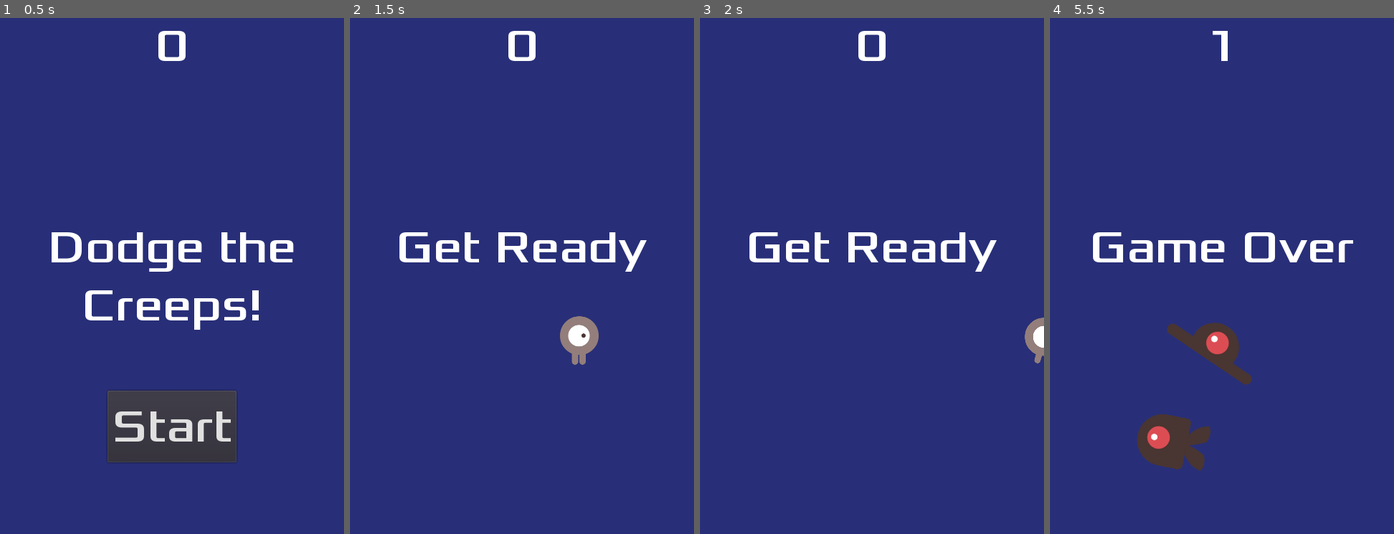
Above: before the commit, frames 1-4 (left to right).
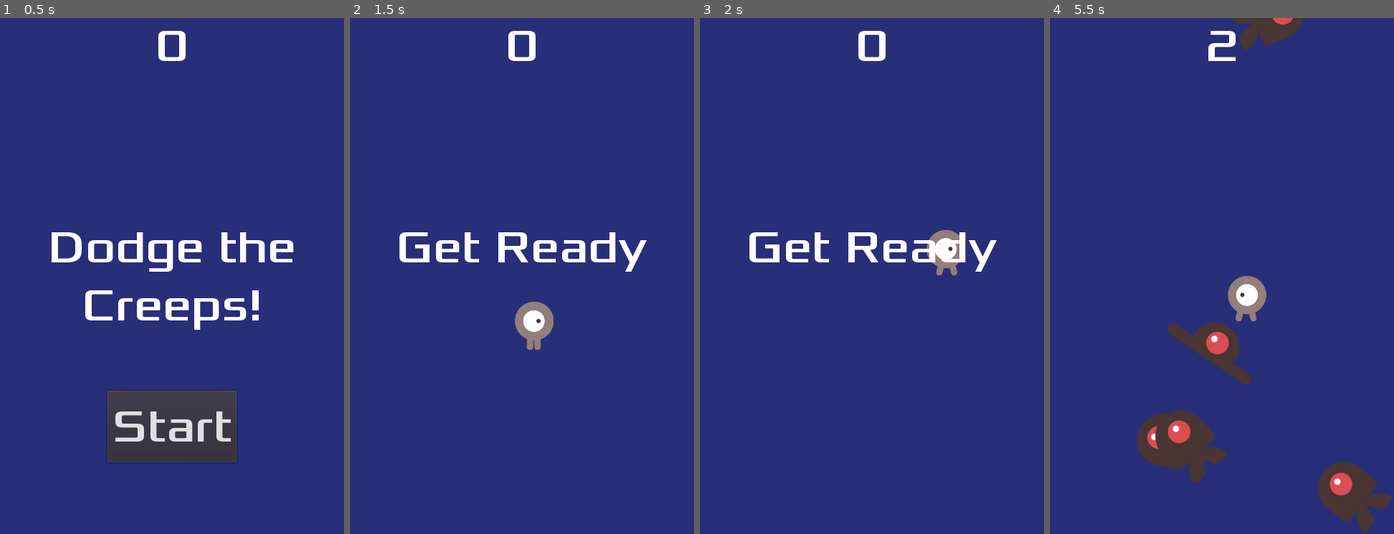
Above: after the commit, the same moments.

Repository: Naetmul/Dodge-the-Creeps
Game: Godot game, scene res://Main.tscn
Same seed, same stepped clock (60 frames per second), same inputs: the game is played once before the commit and once after it.
Inputs (mouse positions are in pixels of both pictures, inside the frame that each line leads up to):
- Up to frame 1 (0.5 s): no input
- Up to frame 2 (1.5 s): click "Start" at 0.5 s; tap Enter at 1.25 s; move the mouse to (597, 250) at 1.27 s; hold Right (ui_right) from 1.28 s (still down); click (597, 250) at 1.42 s
- Up to frame 3 (2 s): keep holding Right (ui_right)
- Up to frame 4 (5.5 s): move the mouse to (1153, 301) at 2.02 s; release Right (ui_right) at 2.03 s; hold Down (ui_down) 2.03-2.78 s; click (1153, 301) at 2.17 s; move the mouse to (1256, 162) at 2.77 s; hold Right (ui_right) 2.78-3.53 s; click (1256, 162) at 2.92 s; move the mouse to (1204, 379) at 3.52 s; hold Up (ui_up) 3.53-4.28 s; click (1204, 379) at 3.67 s; move the mouse to (1325, 353) at 4.27 s; hold Left (ui_left) from 4.28 s (still down); click (1325, 353) at 4.42 s; move the mouse to (1118, 198) at 5.02 s; click (1118, 198) at 5.17 s

Frame 1 is identical in both runs. In frame 2, 1.5% of the frame differs, in the area x 47-73%, y 55-68%; in frame 3, 0.8%; in frame 4, 6.0%, in the area x 12-100%, y 0-100%.

Commit message:
Input from Keyboard to Mouse or Touch

Diff:
--- a/Mob.tscn
+++ b/Mob.tscn
@@ -42,7 +42,6 @@
 scale = Vector2( 0.75, 0.75 )
 frames = SubResource( 1 )
 animation = "walk"
-frame = 1
 playing = true
 
 [node name="CollisionShape2D" type="CollisionShape2D" parent="."]
--- a/Player.gd
+++ b/Player.gd
@@ -3,24 +3,46 @@
 signal hit
 
 export var speed = 400  # How fast the player will move (pixels/sec).
+var velocity = Vector2()
 var screen_size  # size of the game window.
+# Add this variable to hold clicked position
+var target = Vector2()
 
 # Called when the node enters the scene tree for the first time.
 func _ready():
 	screen_size = get_viewport_rect().size
 	hide()
 
+func start(pos):
+	position = pos
+	# Initial target is the start position.
+	target = pos
+	show()
+	$CollisionShape2D.disabled = false
+
+# Change the target whenever a touch event happens.
+func _input(event):
+	if (event is InputEventMouseButton or event is InputEventScreenTouch) and event.pressed:
+		target = event.position
+
 # Called every frame. 'delta' is the elapsed time since the previous frame.
 func _process(delta):
-	var velocity = Vector2()  # The player's movement vector.
-	if Input.is_action_pressed("ui_right"):
-		velocity.x += 1
-	if Input.is_action_pressed("ui_left"):
-		velocity.x -= 1
-	if Input.is_action_pressed("ui_down"):
-		velocity.y += 1
-	if Input.is_action_pressed("ui_up"):
-		velocity.y -= 1
+	# Move towards the target and stop when close.
+	if position.distance_to(target) > 10:
+		velocity = (target - position).normalized() * speed
+	else:
+		velocity = Vector2()
+
+# Remove keyboard controls.
+#	if Input.is_action_pressed("ui_right"):
+#		velocity.x += 1
+#	if Input.is_action_pressed("ui_left"):
+#		velocity.x -= 1
+#	if Input.is_action_pressed("ui_down"):
+#		velocity.y += 1
+#	if Input.is_action_pressed("ui_up"):
+#		velocity.y -= 1
+
 	if velocity.length() > 0:
 		velocity = velocity.normalized() * speed
 		$AnimatedSprite.play()
@@ -28,8 +50,10 @@
 		$AnimatedSprite.stop()
 
 	position += velocity * delta
-	position.x = clamp(position.x, 0, screen_size.x)
-	position.y = clamp(position.y, 0, screen_size.y)
+	# We don't need to clamp the player's position
+	# because you can't click outside the screen.
+	# position.x = clamp(position.x, 0, screen_size.x)
+	# position.y = clamp(position.y, 0, screen_size.y)
 
 	if velocity.x != 0:
 		$AnimatedSprite.animation = "right"
@@ -44,8 +68,3 @@
 	hide()  # Player disappears after being hit.
 	emit_signal("hit")
 	$CollisionShape2D.set_deferred("disabled", true)
-
-func start(pos):
-	position = pos
-	show()
-	$CollisionShape2D.disabled = false
--- a/project.godot
+++ b/project.godot
@@ -23,6 +23,8 @@
 
 window/size/width=480
 window/size/height=720
+window/stretch/mode="2d"
+window/stretch/aspect="keep"
 
 [rendering]
 
Not shown, changed: .gitignore
